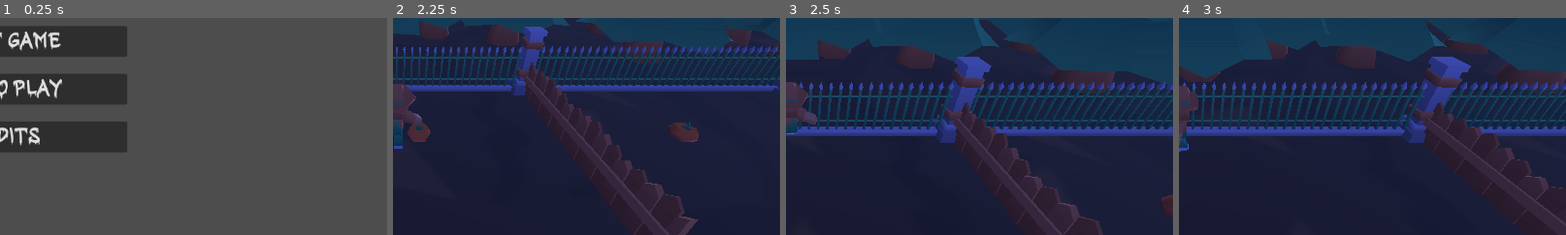
Above: before the commit, frames 1-4 (left to right).
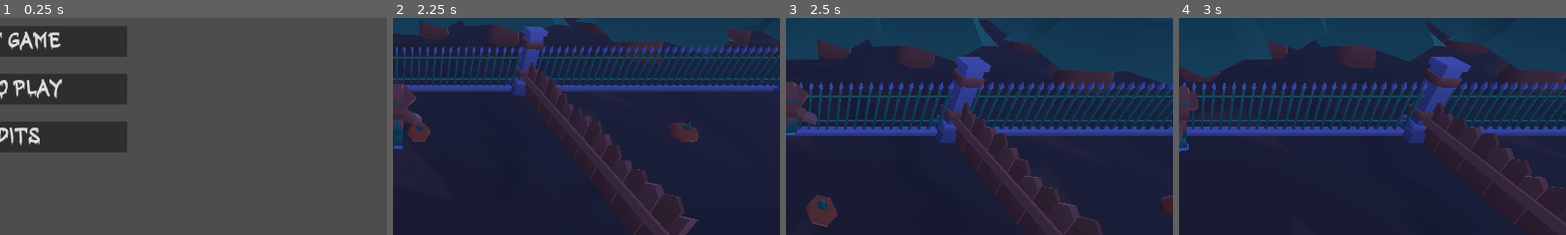
Above: after the commit, the same moments.

Repository: BuendiaGames/SpookyComecocos
Game: Godot game, scene res://core/menu/mainmenu.tscn
Two runs of this game, one before a commit and one after it. Both use one fixed random seed, a clock stepped at 60 frames per second and the inputs below.
Inputs:
- Up to frame 1 (0.25 s): no input
- Up to frame 2 (2.25 s): click "Start game" at 0.5 s; hold Up (ui_up) from 1.28 s (still down)
- Up to frame 3 (2.5 s): keep holding Up (ui_up)
- Up to frame 4 (3 s): release Up (ui_up) at 2.78 s; hold Left (ui_left) from 2.78 s (still down)
The pictures show only the part of the screen within x 50-100%, y 34-84%; the shares and areas given below are measured in that part.

Frames 1-2 are identical in both runs. In frame 3, 0.8% of the frame differs, in the area x 5-14%, y 81-97%; in frame 4, nothing differs.

Commit message:
he puesto sistemas de particulas wapos

Diff:
--- /dev/null
+++ b/core/characters/vampire/bombahumo.gd
@@ -0,0 +1,11 @@
+extends Node3D
+
+
+# Called when the node enters the scene tree for the first time.
+func _ready() -> void:
+	$particles1.emitting = true
+	$particles2.emitting = true
+	set_process(false)
+
+func _on_particles_1_finished() -> void:
+	queue_free()
--- /dev/null
+++ b/core/characters/vampire/bombahumo.tscn
@@ -0,0 +1,64 @@
+[gd_scene load_steps=7 format=3 uid="uid://cywfapcv04dk0"]
+
+[ext_resource type="Script" path="res://core/characters/vampire/bombahumo.gd" id="1_0r23s"]
+
+[sub_resource type="StandardMaterial3D" id="StandardMaterial3D_vjk8g"]
+albedo_color = Color(0.392942, 0.359769, 0.379172, 1)
+
+[sub_resource type="BoxMesh" id="BoxMesh_ibu4a"]
+size = Vector3(0.5, 0.5, 0.5)
+
+[sub_resource type="Curve" id="Curve_yn55e"]
+_data = [Vector2(0, 1), 0.0, 0.0, 0, 0, Vector2(1, 0), -3.52088, 0.0, 0, 0]
+point_count = 2
+
+[sub_resource type="StandardMaterial3D" id="StandardMaterial3D_cgpgb"]
+albedo_color = Color(0.538527, 0.511844, 0.49398, 1)
+
+[sub_resource type="BoxMesh" id="BoxMesh_h66b4"]
+size = Vector3(0.1, 0.3, 0.1)
+
+[node name="bombahumo" type="Node3D"]
+script = ExtResource("1_0r23s")
+
+[node name="particles1" type="CPUParticles3D" parent="."]
+transform = Transform3D(1, 0, 0, 0, 1, 0, 0, 0, 1, 0, 0.111038, 0)
+material_override = SubResource("StandardMaterial3D_vjk8g")
+emitting = false
+lifetime = 1.2
+one_shot = true
+explosiveness = 0.3
+randomness = 0.5
+mesh = SubResource("BoxMesh_ibu4a")
+emission_shape = 6
+emission_ring_axis = Vector3(0, 0, 1)
+emission_ring_height = 1.0
+emission_ring_radius = 0.5
+emission_ring_inner_radius = 0.0
+direction = Vector3(0, 1, 0)
+spread = 150.0
+gravity = Vector3(0, 0.5, 0)
+initial_velocity_max = 0.1
+scale_amount_curve = SubResource("Curve_yn55e")
+
+[node name="particles2" type="CPUParticles3D" parent="."]
+material_override = SubResource("StandardMaterial3D_cgpgb")
+emitting = false
+amount = 12
+lifetime = 0.7
+one_shot = true
+explosiveness = 0.3
+randomness = 0.5
+mesh = SubResource("BoxMesh_h66b4")
+emission_shape = 6
+emission_ring_axis = Vector3(0, 0, 1)
+emission_ring_height = 1.5
+emission_ring_radius = 0.7
+emission_ring_inner_radius = 0.0
+direction = Vector3(0, 1, 0)
+spread = 180.0
+gravity = Vector3(0, 2, 0)
+initial_velocity_max = 0.1
+scale_amount_curve = SubResource("Curve_yn55e")
+
+[connection signal="finished" from="particles1" to="." method="_on_particles_1_finished"]
--- a/core/characters/vampire/vampire.gd
+++ b/core/characters/vampire/vampire.gd
@@ -19,6 +19,9 @@
 var teleported = false
 const wait_time = 0.75
 const resume_time = 1.0
+
+#Para tirar bombas de humo
+var smokebomb = preload("res://core/characters/vampire/bombahumo.tscn")
 
 #Coge las instancias del jugador y teletransprtadores
 func _ready() -> void:
@@ -68,18 +71,27 @@
 		elapsed_time += delta
 
 		#Esperar un poco antes de teletransportar para hacer una animacion
-		#TODO bomba de humo
 		if elapsed_time >= wait_time && not teleported:
+			#Tira una bomba de humo antes del teletransporte
+			tirar_bomba_humo()
+
 			#Elegir un teletransportador al azar
 			var index = randi_range(0, len(teleporters)-1)
 			position = teleporters[index].position
 			teleported = true
+			#Una vez hemos actualizado la posicion, hacemos lo mismo
+			tirar_bomba_humo()
 		#Esperar un poquito tras teletransportarse y reinicar el estado de caza
 		elif elapsed_time >= resume_time:
 			$nav.target_position = player.position
 			$teleport.start()
 			$main_mesh/AnimationPlayer.play("walk")
 			state = CHASE
+
+func tirar_bomba_humo():
+	var bombahumo = smokebomb.instantiate()
+	bombahumo.position = position
+	get_parent().add_child(bombahumo)
 
 #Actualizar la posicion del navigation agent para que caze al personaje
 func _on_update_target_timeout() -> void:
--- /dev/null
+++ b/core/objects/calabaza.gd
@@ -0,0 +1,13 @@
+extends Area3D
+
+
+# Called when the node enters the scene tree for the first time.
+func _ready() -> void:
+	set_process(false)
+
+func emit_effect_and_kill():
+	$particles.emitting = true
+
+
+func _on_particles_finished() -> void:
+	queue_free()
--- a/core/objects/calabaza.tscn
+++ b/core/objects/calabaza.tscn
@@ -1,5 +1,6 @@
-[gd_scene load_steps=6 format=3 uid="uid://i8evkc74g76n"]
+[gd_scene load_steps=10 format=3 uid="uid://i8evkc74g76n"]
 
+[ext_resource type="Script" path="res://core/objects/calabaza.gd" id="1_d0lxq"]
 [ext_resource type="PackedScene" uid="uid://ds44xglr2l5sd" path="res://3dmodels/pumpkin.glb" id="1_fv04t"]
 
 [sub_resource type="SphereShape3D" id="SphereShape3D_4xdoa"]
@@ -67,7 +68,21 @@
 "idle": SubResource("Animation_3siqd")
 }
 
+[sub_resource type="StandardMaterial3D" id="StandardMaterial3D_2wuwd"]
+albedo_color = Color(0.677464, 0.270314, 0.122873, 1)
+emission_enabled = true
+emission = Color(0.854902, 0.560784, 0.466667, 1)
+
+[sub_resource type="SphereMesh" id="SphereMesh_cou2i"]
+radius = 0.05
+height = 0.1
+
+[sub_resource type="Curve" id="Curve_v0m0d"]
+_data = [Vector2(0, 1), 0.0, 0.0, 0, 0, Vector2(0.730337, 0.593407), -1.03236, -1.03236, 0, 0, Vector2(0.994382, 0), 0.0, 0.0, 0, 0]
+point_count = 3
+
 [node name="pumpkin" type="Area3D" groups=["calabazas"]]
+script = ExtResource("1_d0lxq")
 
 [node name="pumpkin2" parent="." instance=ExtResource("1_fv04t")]
 transform = Transform3D(0.9, 0, 0, 0, 0.9, 0, 0, 0, 0.9, 0, 0, 0)
@@ -81,3 +96,28 @@
 "": SubResource("AnimationLibrary_055ro")
 }
 autoplay = "RESET"
+
+[node name="particles" type="CPUParticles3D" parent="."]
+transform = Transform3D(1, 0, 0, 0, 1, 0, 0, 0, 1, 0, 0.0853271, 0)
+material_override = SubResource("StandardMaterial3D_2wuwd")
+emitting = false
+amount = 10
+lifetime = 0.3
+one_shot = true
+explosiveness = 1.0
+lifetime_randomness = 0.2
+mesh = SubResource("SphereMesh_cou2i")
+emission_shape = 1
+emission_sphere_radius = 0.2
+spread = 180.0
+flatness = 1.0
+gravity = Vector3(0, 0, 0)
+initial_velocity_min = 0.3
+initial_velocity_max = 0.7
+linear_accel_min = -1.0
+scale_amount_min = 0.3
+scale_amount_max = 1.2
+scale_amount_curve = SubResource("Curve_v0m0d")
+color = Color(0, 0.526605, 0.677572, 1)
+
+[connection signal="finished" from="particles" to="." method="_on_particles_finished"]
--- /dev/null
+++ b/core/objects/key.gd
@@ -0,0 +1,12 @@
+extends Area3D
+
+
+# Called when the node enters the scene tree for the first time.
+func _ready() -> void:
+	set_process(false)
+
+func emit_effect_and_kill():
+	$particles.emitting = true
+
+func _on_particles_finished() -> void:
+	queue_free()
--- a/core/objects/key.tscn
+++ b/core/objects/key.tscn
@@ -1,6 +1,8 @@
-[gd_scene load_steps=6 format=3 uid="uid://05k15pqpfj2e"]
+[gd_scene load_steps=11 format=3 uid="uid://05k15pqpfj2e"]
 
+[ext_resource type="Script" path="res://core/objects/key.gd" id="1_ihnd2"]
 [ext_resource type="PackedScene" uid="uid://bfscai2tjgs0" path="res://3dmodels/key.glb" id="1_w031o"]
+[ext_resource type="Script" path="res://core/objects/particles.gd" id="3_u8qi0"]
 
 [sub_resource type="SphereShape3D" id="SphereShape3D_4xdoa"]
 radius = 0.2
@@ -43,7 +45,21 @@
 "idle": SubResource("Animation_1kdfc")
 }
 
+[sub_resource type="StandardMaterial3D" id="StandardMaterial3D_ptco8"]
+albedo_color = Color(0.952941, 0.909804, 0.372549, 1)
+emission_enabled = true
+emission = Color(0.821333, 0.726631, 0.356336, 1)
+
+[sub_resource type="SphereMesh" id="SphereMesh_ld8xn"]
+radius = 0.03
+height = 0.05
+
+[sub_resource type="Curve" id="Curve_in3dd"]
+_data = [Vector2(0, 1), 0.0, 0.0, 0, 0, Vector2(0.511236, 0.648352), -1.03236, -1.03236, 0, 0, Vector2(0.994382, 0), 0.0, 0.0, 0, 0]
+point_count = 3
+
 [node name="key" type="Area3D" groups=["llave"]]
+script = ExtResource("1_ihnd2")
 
 [node name="key2" parent="." groups=["llave"] instance=ExtResource("1_w031o")]
 
@@ -56,3 +72,29 @@
 "": SubResource("AnimationLibrary_yj3bw")
 }
 autoplay = "idle"
+
+[node name="particles" type="CPUParticles3D" parent="."]
+transform = Transform3D(1, 0, 0, 0, 1, 0, 0, 0, 1, 0, 0.102745, 0)
+material_override = SubResource("StandardMaterial3D_ptco8")
+emitting = false
+amount = 30
+lifetime = 0.5
+one_shot = true
+explosiveness = 1.0
+lifetime_randomness = 0.1
+mesh = SubResource("SphereMesh_ld8xn")
+emission_shape = 1
+emission_sphere_radius = 0.3
+spread = 180.0
+flatness = 1.0
+gravity = Vector3(0, 0, 0)
+initial_velocity_min = 0.5
+initial_velocity_max = 1.0
+linear_accel_min = -1.0
+scale_amount_min = 0.3
+scale_amount_max = 1.2
+scale_amount_curve = SubResource("Curve_in3dd")
+color = Color(0, 0.526605, 0.677572, 1)
+script = ExtResource("3_u8qi0")
+
+[connection signal="finished" from="particles" to="." method="_on_particles_finished"]
--- a/core/player/player.gd
+++ b/core/player/player.gd
@@ -62,10 +62,11 @@
 	if area.is_in_group("calabazas"):
 		GameManager.play_sound("pumpkin")
 		GameManager.collect_pumpkin()
-		area.queue_free()
+		area.emit_effect_and_kill()
+		#area.queue_free()
 	elif area.is_in_group("llave"):
 		GameManager.play_sound("key")
-		area.queue_free()
+		area.emit_effect_and_kill()
 		tiene_llave = true
 		var mausoleito = get_tree().get_first_node_in_group("mausoleos")
 		mausoleito.abrir_y_cerrar_puerta()
